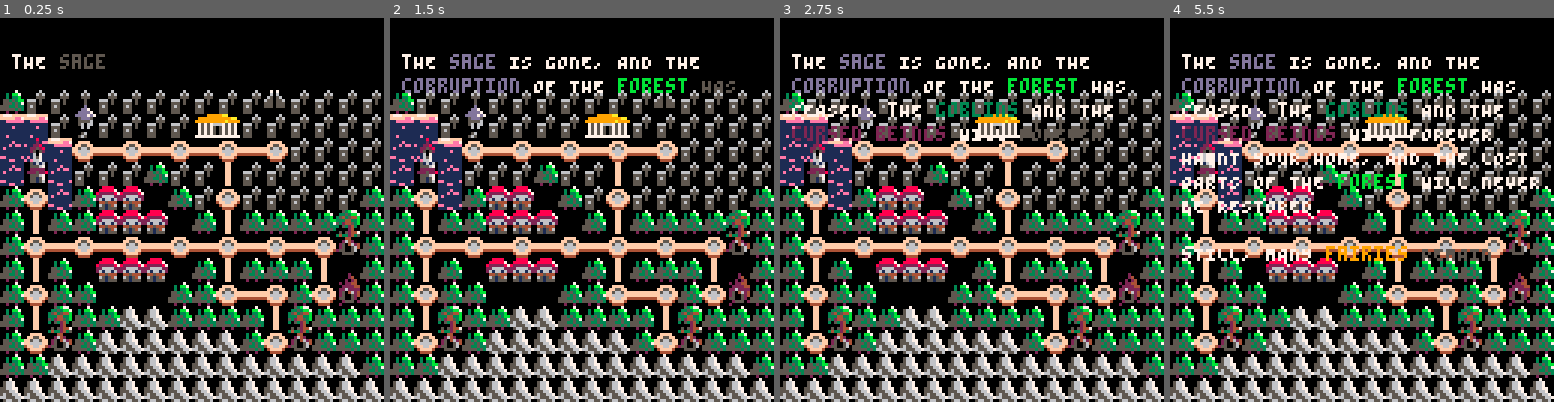
Above: before the commit, frames 1-4 (left to right).
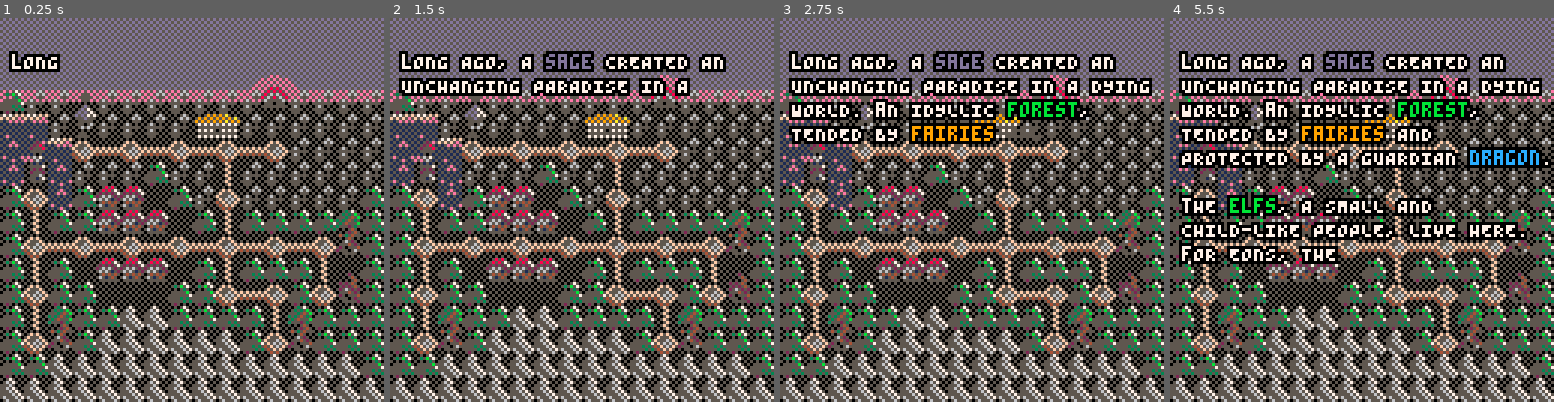
Above: after the commit, the same moments.

Repository: AddisonMink/pico8-prg
Game: PICO-8 cartridge main.p8
Two runs of this game, one before a commit and one after it. Both use one fixed random seed, a clock stepped at 60 frames per second and the inputs below.
Inputs:
- Up to frame 1 (0.25 s): no input
- Up to frame 2 (1.5 s): tap X (X key) at 0.33, 1.07 s; tap O (Z key) at 0.7 s
- Up to frame 3 (2.75 s): hold Right 1.6-2.1 s; tap O (Z key) at 1.7, 2.1, 2.5 s; tap X (X key) at 1.85 s; hold Up 2.15-2.42 s; hold Right from 2.47 s (still down)
- Up to frame 4 (5.5 s): tap O (Z key) every 0.4 s from 2.9 to 5.3 s; tap X (X key) at 2.97, 4.08, 5.2 s; release Right at 3.03 s; hold Left 3.08-3.58 s; hold Down 3.63-3.97 s; hold Right 4.02-4.68 s; hold Up 4.73-5.03 s; hold Left from 5.08 s (still down)

The runs differ from the first frame. In frame 1, 52% of the frame differs, in the area x 0-100%, y 0-100%; in frame 2, 48%; in frame 3, 50%; in frame 4, 54%.

Commit message:
add text crawls.

Diff:
--- a/main.p8
+++ b/main.p8
@@ -18,7 +18,7 @@
 #include dialogues.lua
 #include text_crawls.lua
 
-dialogue = good_ending_text_crawl
+dialogue = opening_text_crawl
 result = nil
 dialogue:load()
 
@@ -28,7 +28,24 @@
 
 function _draw()
   cls()
+
+  rectfill(0, 0, 127, 27, 13)
+  rectfill(0, 24, 127, 27, 14)
+  circfill(91, 27, 8, 14)
+  circfill(91, 27, 4, 8)
+  rectfill(0, 28, 127, 127, 0)
+
   map()
+  for x = 0, 127 do
+    for y = 0, 127 do
+      local dark = y % 2 == 0 and x % 2 == 0
+          or y % 2 == 1 and x % 2 == 1
+
+      if dark then
+        pset(x, y, 5)
+      end
+    end
+  end
   dialogue:draw(0, 0)
 end
 
--- a/text_crawl.lua
+++ b/text_crawl.lua
@@ -29,7 +29,7 @@
     end
   end
 
-  function me:draw(x, y)
+  function me:draw(x, y, outline)
     local start_x, color = x, 7
 
     for i, token in ipairs(tokens) do
@@ -37,6 +37,13 @@
         rich_text_draw_token(token, start_x, color, x, y, 5)
         break
       else
+        if outline then
+          for x = x - 1, x + 1 do
+            for y = y - 1, y + 1 do
+              rich_text_draw_token(token, start_x, 0, x, y)
+            end
+          end
+        end
         x, y, color = rich_text_draw_token(token, start_x, color, x, y)
       end
     end
--- a/text_crawls.lua
+++ b/text_crawls.lua
@@ -37,7 +37,7 @@
   end
 
   function me:draw()
-    pages[page_idx]:draw(4, 4)
+    pages[page_idx]:draw(4, 4, true)
   end
 
   initialize()
@@ -75,7 +75,7 @@
 
 good_ending_text_crawl = big_text_crawl_new([[
 @page
-<n>
+<n><n>
 The <c13>SAGE<r> is gone, and the <c13>CORRUPTION<r> of the <c11>FOREST<r> has ceased. The
 <c3>GOBLINS<r> and the <c2>CURSED BEINGS<r> will forever haunt your home, and the lost parts of the
 <c11>FOREST<r> will never be restored.
